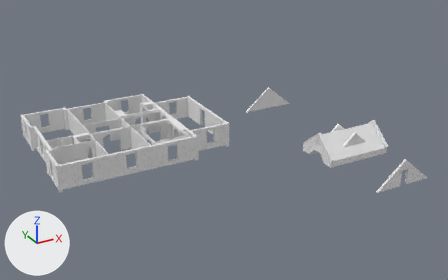
Two versions of the glTF model na-project-portal/26-Projects/RB05__WestFarm/30__TrueVision__AppContent/DesignPhase01__ConceptDesign__Scheme-01/Storey__FirstFloor__ProposedWalls__MeshModel__.glb, one commit apart.
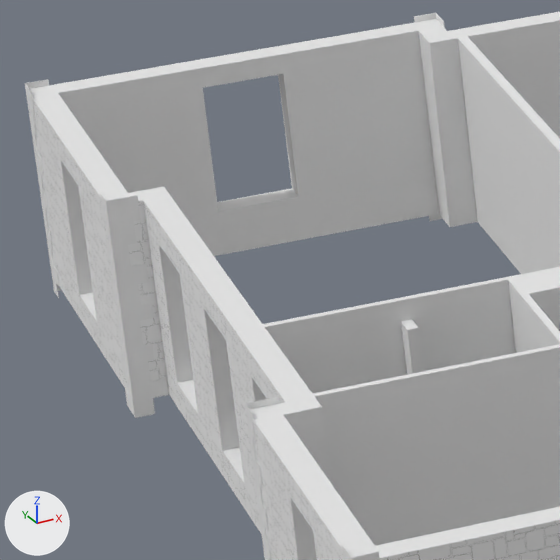
Each version is shown whole from a 50 mm camera at (-9.5, -48.9, 37.9) aimed at (26.0, 15.6, 5.6), then close up on the part from 4% to 18% of the width and 38% to 59% of the height. Arrows for +X, +Y and +Z are at lower left; the lights stay in place. The first two pictures are the older version. Vertices at exactly the same position are counted once.

In view in the first close-up: '21__ProposedBuilding__Walls::Default', '21__ProposedBuilding__Walls::MAT000E__Masonry__StoneworkPattern'.
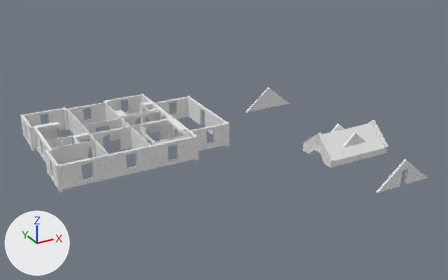
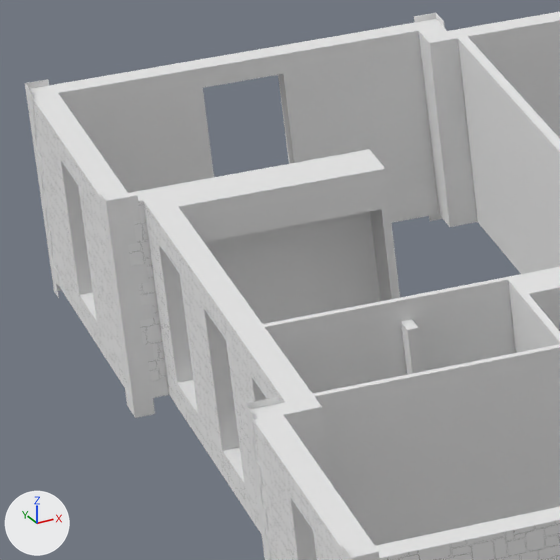
Where the change shows, as pixel boxes (x1, y1, x2, y2) in the close-ups (560 x 560 px):
part 1 of me_mesh_0_21__proposedbuilding__walls__default, added
    after: (164, 149, 400, 324)

The edits, one by one:
me_mesh_0_21__proposedbuilding__walls__default is used by ob_21__proposedbuilding__walls__default; location (0.0, 0.0, 0.0).
me_mesh_0_21__proposedbuilding__walls__default had 3535 vertices, 7018 faces and spanned x 4.2..46.0, y -1.3..33.1, z 3.0..7.3.
me_mesh_0_21__proposedbuilding__walls__default now has 3014 vertices, 5794 faces and spans x 4.2..45.9, y -1.3..33.1, z 3.0..7.3.
me_mesh_0_21__proposedbuilding__walls__default part 1: 15 vertices added at x 5.1..8.0, y 27.5..28.3, z 4.2..7.2.
Other edits to the shape of me_mesh_0_21__proposedbuilding__walls__default do not show in these pictures.
